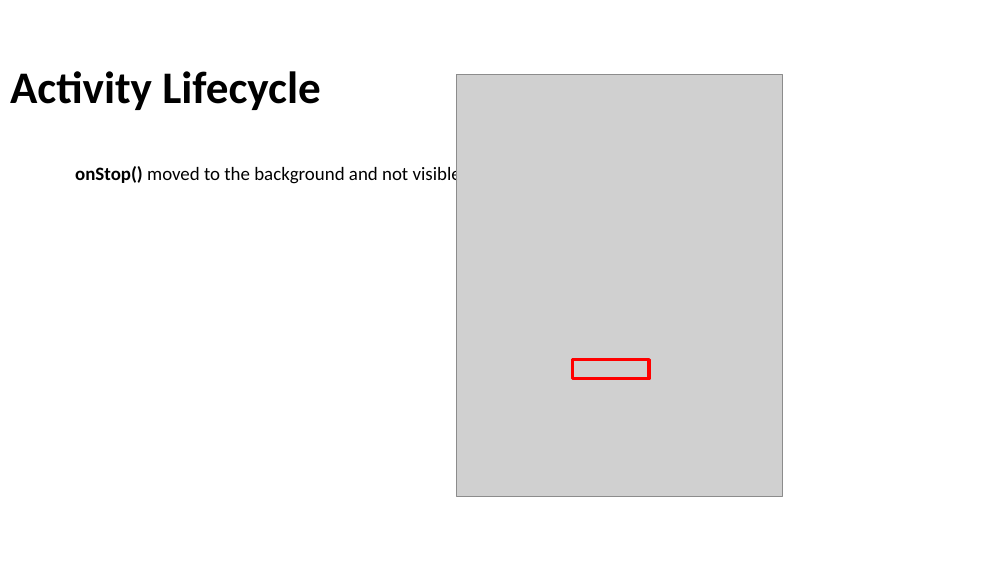
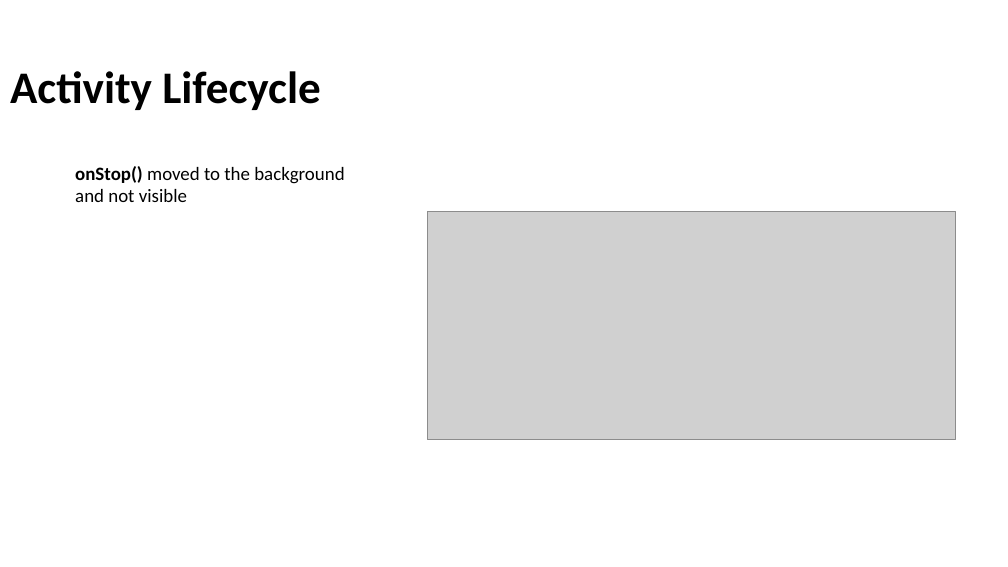
Before and after one commit to Batch-xx/Android-Lunch-Learn, a slide deck: slide 19 of slides/Android Studio_Activities_Fragments.pptx (slide 18 before the commit). Drawn at 1008x567 pixels with LibreOffice and Linux fonts; fonts in the diff are those of the drawing; grey boxes stand for pictures; background and template pictures are left out. Boxes give left, top, right and bottom in pixels: in the first picture for what was removed or moved away, otherwise in the second. Text is boxed around its words. In the diff, an @@ line names an element or a change of style, - is before the commit and + after.

Commit message:
Added kristen M. activity diagram

```diff
--- a/slides/Android Studio_Activities_Fragments.pptx
+++ b/slides/Android Studio_Activities_Fragments.pptx
@@ picture removed at bbox=[457, 75, 783, 496] @@
@@ text at bbox=[75, 166, 344, 202]: text changed @@
-onStop() moved to the background and not visible
+onStop() moved to the background
+and not visible
@@ picture added at bbox=[427, 211, 956, 439] @@
@@ rectangle removed at bbox=[573, 360, 650, 379] @@
```
Also in this commit, not shown: 6 other slides changed, 4 slides added, 2 other files.
